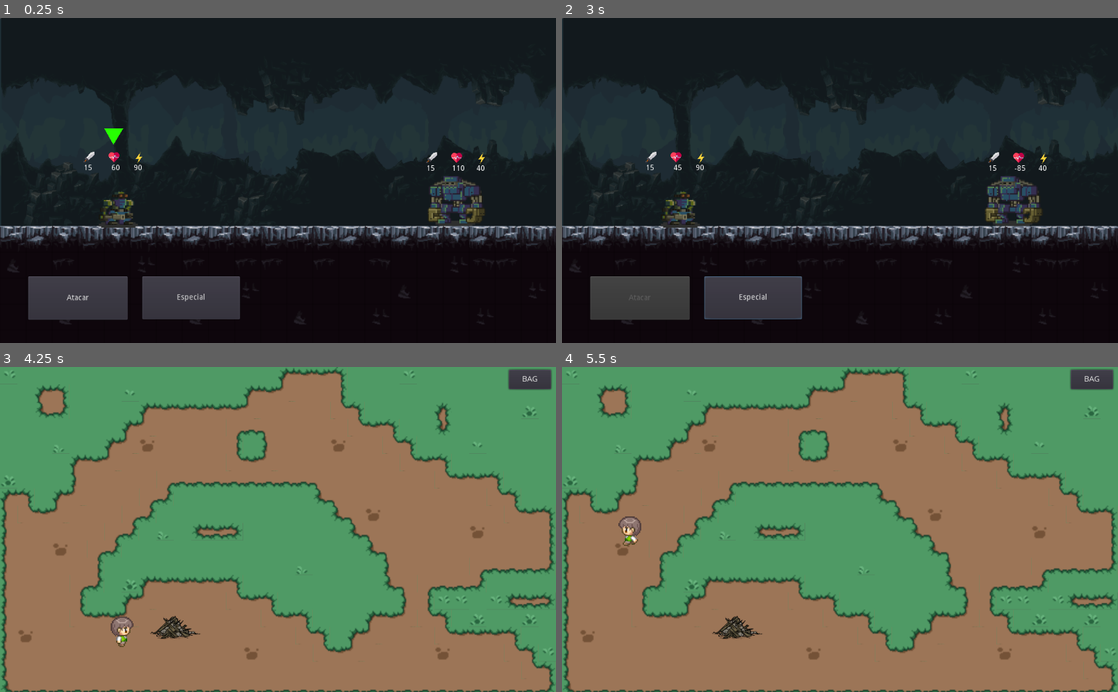
Above: before the commit, frames 1-4 (two rows, left to right).
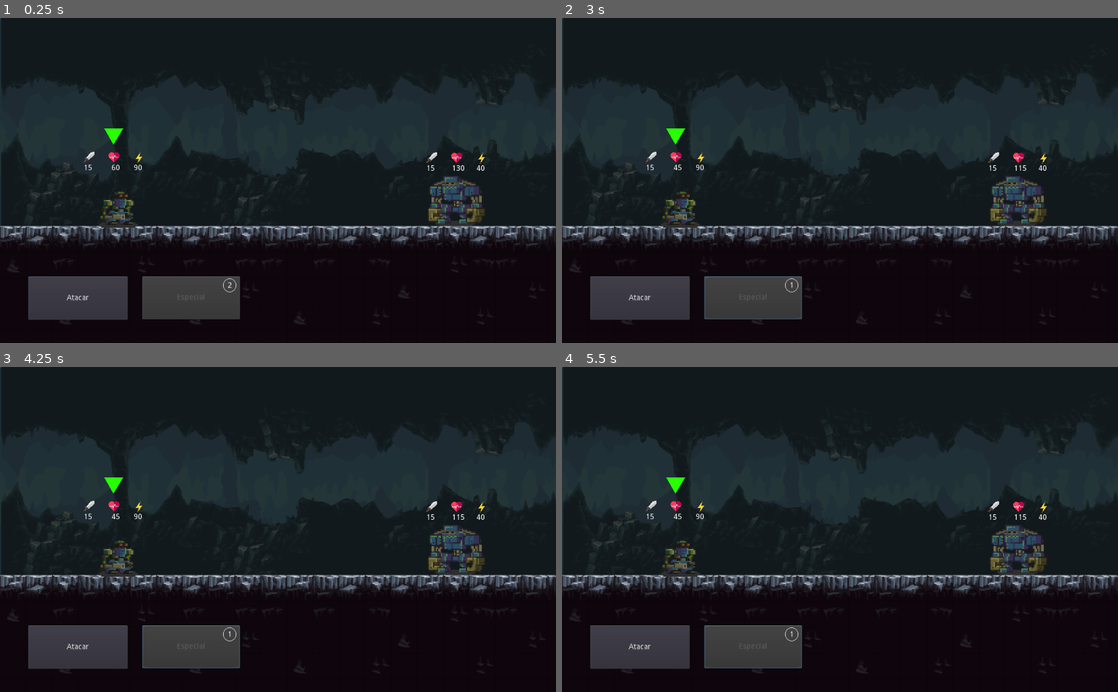
Above: after the commit, the same moments.

Repository: brunohlippert/MechaBots
Game: Godot game, scene res://Scenes/map/Batalha.tscn
Two runs of this game, one before a commit and one after it. Both use one fixed random seed, a clock stepped at 60 frames per second and the inputs below. This scene is started directly instead of the project's main scene.
Inputs (mouse positions are in pixels of both pictures, inside the frame that each line leads up to):
- Up to frame 1 (0.25 s): no input
- Up to frame 2 (3 s): click "Atacar" at 0.5 s; click (751, 297) at 1.25 s, where only the run before the commit has a clickable "Especial"; move the mouse to (962, 164) at 2.02 s; hold Right (ui_right) 2.03-2.78 s; click (962, 164) at 2.17 s; tap Enter at 2.75 s; move the mouse to (728, 196) at 2.77 s; hold Down (ui_down) from 2.78 s (still down)
- Up to frame 3 (4.25 s): move the mouse to (333, 458) at 3.52 s; release Down (ui_down) at 3.53 s; hold Right (ui_right) from 3.53 s (still down)
- Up to frame 4 (5.5 s): move the mouse to (812, 594) at 4.27 s; release Right (ui_right) at 4.28 s; hold Up (ui_up) 4.28-5.03 s; click (812, 594) at 4.42 s; move the mouse to (1006, 578) at 5.02 s; hold Left (ui_left) from 5.03 s (still down)

The runs differ from the first frame. In frame 1, less than 0.1% of the frame differs, in the area x 31-83%, y 45-88%; in frame 2, 1.1%; in frame 3, 100%; in frame 4, 100%, in the area x 0-100%, y 0-100%.

Commit message:
special countdown

Diff:
--- a/Scenes/map/Batalha.gd
+++ b/Scenes/map/Batalha.gd
@@ -1,4 +1,6 @@
 extends Node2D
+
+var specialTimeout := 2
 
 func _ready() -> void:
 	var robot = State.bag[State.robotForBattle]
@@ -8,15 +10,23 @@
 
 	$Robot.setMyTurn(true)
 
+	$Special/timeout.text = str(specialTimeout)
+
 func _on_Attack_pressed() -> void:
-	$Attack.disabled = true;
+	disabledButtonStates(true)
 	$Enemy.getDamage($Robot.damage)
 	$Robot.setMyTurn(false)
 
+	specialTimeout = specialTimeout - 1 if specialTimeout > 0 else 0
+	$Special/timeout.text = str(specialTimeout)
+
 func _on_Special_pressed() -> void:
-	$Attack.disabled = true;
+	disabledButtonStates(true)
 	$Enemy.getDamage($Robot.special)
 	$Robot.setMyTurn(false)
+
+	specialTimeout = 2
+	$Special/timeout.text = str(specialTimeout)
 
 func _process(delta: float) -> void:
 	# Depois de todas as animacoes de dano
@@ -29,8 +39,16 @@
 		$Enemy.setMyTurn(false)
 
 	if $Robot.isMyTurn:
-		$Attack.disabled = false;
+		disabledButtonStates(false)
+		if specialTimeout > 0:
+			$Special.disabled = true
+		elif specialTimeout <= 0:
+			$Special.disabled = false
 
 func checkBattleEnded():
 	if($Enemy.life <= 0 || $Robot.life <= 0):
 		get_tree().change_scene("res://Scenes/map/Map.tscn")
+
+func disabledButtonStates(newState: bool):
+	$Attack.disabled = newState;
+	$Special.disabled = newState;
--- a/Scenes/map/Batalha.tscn
+++ b/Scenes/map/Batalha.tscn
@@ -178,6 +178,17 @@
 14/shapes = [  ]
 14/z_index = 0
 
+[sub_resource type="StyleBoxFlat" id=2]
+bg_color = Color( 0.6, 0.6, 0.6, 0 )
+border_width_left = 1
+border_width_top = 1
+border_width_right = 1
+border_width_bottom = 1
+corner_radius_top_left = 50
+corner_radius_top_right = 50
+corner_radius_bottom_right = 50
+corner_radius_bottom_left = 50
+
 [node name="Batalha" type="Node2D"]
 script = ExtResource( 2 )
 
@@ -233,5 +244,19 @@
 margin_bottom = 556.0
 text = "Especial"
 
+[node name="Panel" type="Panel" parent="Special"]
+margin_left = 149.0
+margin_top = 4.0
+margin_right = 173.0
+margin_bottom = 29.0
+custom_styles/panel = SubResource( 2 )
+
+[node name="timeout" type="Label" parent="Special"]
+margin_left = 157.0
+margin_top = 10.0
+margin_right = 167.0
+margin_bottom = 24.0
+text = "1"
+
 [connection signal="pressed" from="Attack" to="." method="_on_Attack_pressed"]
 [connection signal="pressed" from="Special" to="." method="_on_Special_pressed"]
--- a/config/robots.gd
+++ b/config/robots.gd
@@ -69,12 +69,12 @@
 			1: {
 				"damage": 15,
 				"special": 40,
-				"life": 110
+				"life": 130
 			},
 			2: {
 				"damage": 25,
 				"special": 70,
-				"life": 140
+				"life": 160
 			},
 			3: {
 				"damage": 40,
Not shown: 1 places in Scenes/map/Batalha.tscn that only renumber resources
